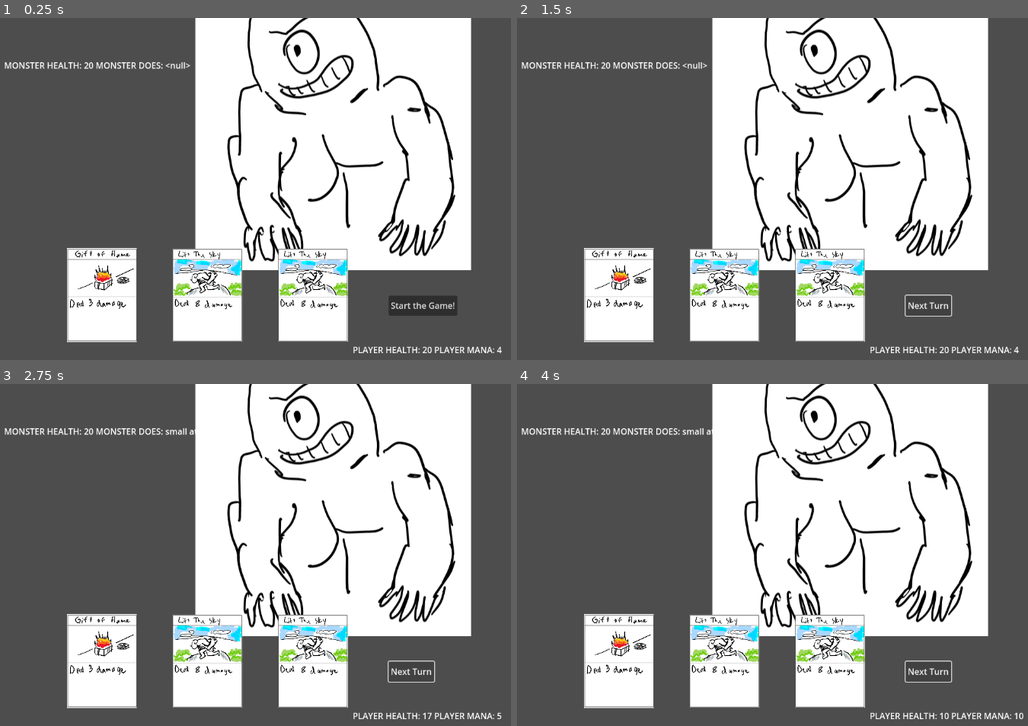
Above: before the commit, frames 1-4 (two rows, left to right).
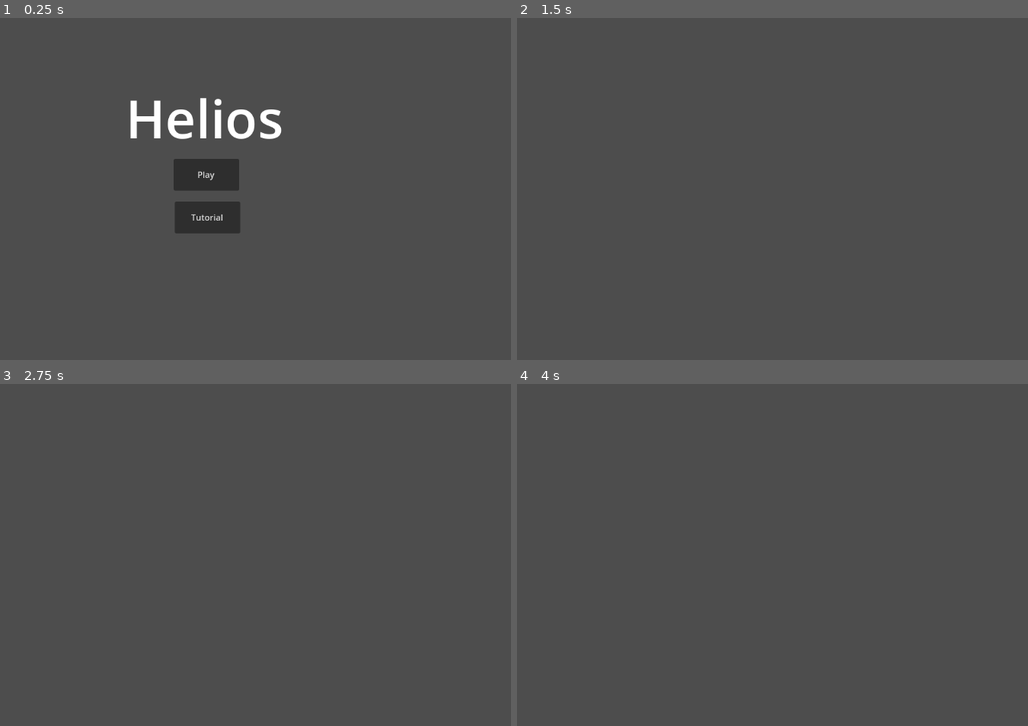
Above: after the commit, the same moments.

Repository: Ducko132/Chariot
Game: Godot game, scene res://main_menu.tscn
Same seed, same stepped clock (60 frames per second), same inputs: the game is played once before the commit and once after it. Before the commit the project starts from res://game_board.tscn.
Inputs (mouse positions are in pixels of both pictures, inside the frame that each line leads up to):
- Up to frame 1 (0.25 s): no input
- Up to frame 2 (1.5 s): click (726, 216) at 0.5 s, where only the run after the commit has a clickable "Tutorial"; click (941, 305) at 1.25 s, where only the run before the commit has a clickable "Start the Game!"
- Up to frame 3 (2.75 s): click (413, 671) at 2 s, where only the run before the commit has a clickable "Next Turn"
- Up to frame 4 (4 s): click (930, 671) at 2.75 s, where only the run before the commit has a clickable "Next Turn"; click (930, 671) at 3.5 s, where only the run before the commit has a clickable "Next Turn"

The runs differ from the first frame. In frame 1, 51% of the frame differs, in the area x 0-99%, y 0-98%; in frame 2, 50%; in frame 3, 50%; in frame 4, 50%.

Commit message:
Reformatting
Moved a lot of the load that Statemachine had into the gameboard, so the gameboard does that now. Made it so that levels can be technically created elsewhere.

Diff:
--- a/Monster.gd
+++ b/Monster.gd
@@ -2,30 +2,33 @@
 
 enum Monsters{Cyclops, Minotaur, Hydra, Ares, Hermes}
 var timer
+@onready var game_board = get_parent()
 #signal animationFinished
 
 #const Art = {
 #	"Cyclops": "res://Art/MonsterArt/Cyclops/CyclopsIdle1.png",
 #}
+func hplost():
+	$AnimatedSprite2D.play("cyclops_damage")
+	print("hp lost")
+	await get_tree().create_timer(0.5).timeout
+	$AnimatedSprite2D.play("cyclops_idle")
+
 func _ready():
-	StateMachine.monsterhplost.connect(hplost)
+	print("ready")
+	game_board.monsterhplost.connect(hplost)
 	$AnimatedSprite2D.play("cyclops_idle")
 
 func _process(delta):
 	#if StateMachine.monsterhp
 	pass
 
-func hplost():
-	$AnimatedSprite2D.play("cyclops_damage")
-	print("animationplayed")
-	await(OS.delay_usec(int(2*1000000)))
-	reganimation()
+func reganimation():
+	pass
+	#$AnimatedSprite2D.play("cyclops_idle")
 
-func reganimation():
-	$AnimatedSprite2D.play("cyclops_idle")
-
-func _on_animated_sprite_2d_animation_changed():
+#func _on_animated_sprite_2d_animation_changed():
 	#$AnimatedSprite2D.play("cyclops_damage")
-	print("animation changed")
+	#print("animation changed")
 	#$AnimatedSprite2D.play("cyclops_idle")
-	pass # Replace with function body.
+	#pass # Replace with function body.
--- a/UI.gd
+++ b/UI.gd
@@ -1,5 +1,6 @@
 extends Control
 
+@onready var game_board = get_parent()
 var firstturn = true
 func _on_pass_turn_pressed():
 	StateMachine.next_state()
@@ -14,5 +15,5 @@
 	if !firstturn:
 		$CanvasLayer/PassTurn.text = "Next Turn"
 
-	$CanvasLayer/MonsterHealth.text = "MONSTER HEALTH: " + str(StateMachine.monsterhp) + " MONSTER DOES: " + str(StateMachine.curmonstermove)
+	$CanvasLayer/MonsterHealth.text = "MONSTER HEALTH: " + str(game_board.monsterhp) + " MONSTER DOES: " + str(StateMachine.curmonstermove)
 	$CanvasLayer/PlayerHealth.text = "PLAYER HEALTH: " + str(StateMachine.playerhp) + " PLAYER MANA: " + str(StateMachine.playermana)
--- a/card.gd
+++ b/card.gd
@@ -1,12 +1,13 @@
 extends Node2D
 
-enum Cards {Sunburn, Sunscreen, PrismaticRay, Bolt, GiftofFlame, LiftTheSky, TridentThrow, UndeadMarch}
+enum Cards {Bolt, GiftofFlame, LiftTheSky, TridentThrow, UndeadMarch}
 enum MonsterCards {Bolt, GiftofFlame, LiftTheSky, TridentThrow, UndeadMarch}
 
 enum Resources {Money}
 enum MonsterResources {Money}
 
 signal cardplayed
+@onready var game_board = get_parent()
 
 const ResourceMap = {
 	"Bolt": Resources.Money,
--- /dev/null
+++ b/game_board.gd
@@ -0,0 +1,102 @@
+extends Node2D
+var CardScene = preload("res://card.tscn")
+var Cards = preload("res://card.gd")
+var UI = preload("res://UI.tscn")
+var gameboard = preload("res://game_board.tscn")
+var CardsEnum = Cards.Cards
+var Cost = Cards.Cost
+var Power = Cards.Power
+var Art = Cards.Art
+signal monsterhplost
+
+#var MonsterCardsEnum = Cards.MonsterCards
+#var MonsterPower = Cards.MonsterPower
+#var MonsterArt = Cards.MonsterArt
+
+var playpos
+var cardNodes = []
+var rng = RandomNumberGenerator.new()
+
+var playerhp = 20
+var playermana = 4
+var manaperturn = 1
+
+var monsterhp = 20
+var monster2ndchance = true
+var curmonstermove
+
+# node to represent card (make copies manually)
+
+var deck = []
+var hand = []
+
+func _ready():
+	rng.randomize()
+
+	for i in 8:
+		for Card in CardsEnum:
+			deck.append(Card)
+
+	print("deck",deck)
+	print("we're starting")
+
+	for i in 3:
+		var idx = rng.randi_range(0,deck.size()-1)
+		hand.append(deck[idx])
+		deck.remove_at(idx)
+
+	#print("hand",hand)
+	#print(hand[2])
+	#var testcard = hand[2]
+	#print("power",Cards.Power[CardsEnum.get(testcard)])
+
+
+	for i in 3:
+		var card = CardScene.instantiate()
+		card.reveal()
+		card.cardplayed.connect(play_card)
+		var card_type = hand[i]
+		card.set_card_type(card_type)
+		add_child(card)
+		cardNodes.append(card)
+		card.position = Vector2((i*200)+350,525)
+		print(card.position)
+
+func play_card(card):
+	if StateMachine.curstate == StateMachine.State.PLAYER1_PLAY:
+		var idx = hand.find(card)
+		print("gklahglkdjafklsajf", card.position)
+		monsterhp -= Power[card.get_card_type(card)]
+		if Power[card.get_card_type(card)] > 0:
+			monsterhplost.emit()
+		playpos = card.position
+		spawn_card()
+
+func spawn_card():
+	var card = CardScene.instantiate()
+	card.reveal()
+	if deck.size() != 0:
+		if deck.size() == 1:
+			var idx = 0
+			card.cardplayed.connect(play_card)
+			var card_type = deck[idx]
+			deck.remove_at(idx)
+			card.set_card_type(card_type)
+			add_child(card)
+			cardNodes.append(card)
+			card.position = playpos
+			print("you're decked")
+		else:
+			var idx = rng.randi_range(0,deck.size()-2)
+			card.cardplayed.connect(play_card)
+			var card_type = deck[idx]
+			deck.remove_at(idx)
+			card.set_card_type(card_type)
+			add_child(card)
+			cardNodes.append(card)
+			card.position = playpos
+
+func draw_card():
+	hand.append(deck[0])
+	deck.remove_at(0)
+	pass
--- a/game_board.tscn
+++ b/game_board.tscn
@@ -1,8 +1,10 @@
-[gd_scene load_steps=2 format=3 uid="uid://djmpgqcf2s14l"]
+[gd_scene load_steps=3 format=3 uid="uid://djmpgqcf2s14l"]
 
 [ext_resource type="PackedScene" uid="uid://bex3objwi5rvi" path="res://monster.tscn" id="1_7083e"]
+[ext_resource type="Script" path="res://game_board.gd" id="1_twws4"]
 
 [node name="GameBoard" type="Node2D"]
+script = ExtResource("1_twws4")
 
 [node name="monster" parent="." instance=ExtResource("1_7083e")]
 
--- /dev/null
+++ b/main_menu.gd
@@ -0,0 +1,13 @@
+extends Control
+
+func _on_play_pressed():
+	#get_tree().change_scene_to_file("res://game_board.tscn")
+	# make start_game take a number or string (like if it says tutorial, instantiate a tutorial. if it says
+	# gameboard1 or 2, u can do like levels 1 or 2 etc.
+	StateMachine.start_game()
+	self.queue_free()
+	pass # Replace with function body.
+
+func _on_tutorial_pressed():
+	get_tree().change_scene_to_file("res://tutorial.tscn")
+	pass # Replace with function body.
--- /dev/null
+++ b/main_menu.tscn
@@ -0,0 +1,42 @@
+[gd_scene load_steps=3 format=3 uid="uid://n7li7nnjgovn"]
+
+[ext_resource type="Script" path="res://main_menu.gd" id="1_asndg"]
+
+[sub_resource type="LabelSettings" id="LabelSettings_kt0le"]
+font_size = 100
+
+[node name="main_menu" type="Control"]
+layout_mode = 3
+anchors_preset = 0
+offset_right = 40.0
+offset_bottom = 40.0
+script = ExtResource("1_asndg")
+
+[node name="Label" type="Label" parent="."]
+layout_mode = 2
+offset_left = 394.0
+offset_top = 121.0
+offset_right = 694.0
+offset_bottom = 261.0
+text = "Helios"
+label_settings = SubResource("LabelSettings_kt0le")
+horizontal_alignment = 1
+
+[node name="Play" type="Button" parent="."]
+layout_mode = 2
+offset_left = 486.0
+offset_top = 267.0
+offset_right = 610.0
+offset_bottom = 327.0
+text = "Play"
+
+[node name="Tutorial" type="Button" parent="."]
+layout_mode = 2
+offset_left = 488.0
+offset_top = 348.0
+offset_right = 612.0
+offset_bottom = 408.0
+text = "Tutorial"
+
+[connection signal="pressed" from="Play" to="." method="_on_play_pressed"]
+[connection signal="pressed" from="Tutorial" to="." method="_on_tutorial_pressed"]
--- a/project.godot
+++ b/project.godot
@@ -11,7 +11,7 @@
 [application]
 
 config/name="helios"
-run/main_scene="res://game_board.tscn"
+run/main_scene="res://main_menu.tscn"
 config/features=PackedStringArray("4.0", "Forward Plus")
 config/icon="res://icon.svg"
 
--- a/state_machine.gd
+++ b/state_machine.gd
@@ -2,6 +2,7 @@
 var CardScene = preload("res://card.tscn")
 var Cards = preload("res://card.gd")
 var UI = preload("res://UI.tscn")
+var gameboard = preload("res://game_board.tscn")
 var CardsEnum = Cards.Cards
 var Cost = Cards.Cost
 var Power = Cards.Power
@@ -32,40 +33,48 @@
 var deck = []
 var hand = []
 
-@onready var game_board = get_node("/root/GameBoard")
+var game_board = null
 func _ready():
+	pass
+
+func start_game():
+	#game_board = get_node("/root/GameBoard")
+	game_board = gameboard.instantiate()
+	get_parent().add_child(game_board)
+	print("line 42")
 	var NewUI = UI.instantiate()
 	game_board.add_child(NewUI)
-	rng.randomize()
-
-	for i in 8:
-		for Card in CardsEnum:
-			deck.append(Card)
-
-	print("deck",deck)
-	print("we're starting")
-
-	for i in 3:
-		var idx = rng.randi_range(0,deck.size()-1)
-		hand.append(deck[idx])
-		deck.remove_at(idx)
-
-	#print("hand",hand)
-	#print(hand[2])
-	var testcard = hand[2]
-	#print("power",Cards.Power[CardsEnum.get(testcard)])
-
-
-	for i in 3:
-		var card = CardScene.instantiate()
-		card.reveal()
-		card.cardplayed.connect(play_card)
-		var card_type = hand[i]
-		card.set_card_type(card_type)
-		game_board.add_child(card)
-		cardNodes.append(card)
-		card.position = Vector2((i*200)+350,525)
-		print(card.position)
+#	rng.randomize()
+#
+#	for i in 8:
+#		for Card in CardsEnum:
+#			deck.append(Card)
+#
+#	print("deck",deck)
+#	print("we're starting")
+#
+#	for i in 3:
+#		var idx = rng.randi_range(0,deck.size()-1)
+#		hand.append(deck[idx])
+#		deck.remove_at(idx)
+#
+#	#print("hand",hand)
+#	#print(hand[2])
+#	var testcard = hand[2]
+#	#print("power",Cards.Power[CardsEnum.get(testcard)])
+#
+#
+#	for i in 3:
+#		var card = CardScene.instantiate()
+#		card.reveal()
+#		card.cardplayed.connect(play_card)
+#		var card_type = hand[i]
+#		card.set_card_type(card_type)
+#		game_board.add_child(card)
+#		cardNodes.append(card)
+#		card.position = Vector2((i*200)+350,525)
+#		print(card.position)
+	pass
 
 func _process(delta):
 	#$Label.text = "monster health: " + str(monsterhp)
@@ -77,44 +86,44 @@
 		curstate = State.END
 		print("Better luck next time")
 
-func play_card(card):
-	if curstate == State.PLAYER1_PLAY:
-		var idx = hand.find(card)
-		print("gklahglkdjafklsajf", card.position)
-		monsterhp -= Power[card.get_card_type(card)]
-		if Power[card.get_card_type(card)] > 0:
-			monsterhplost.emit()
-		playpos = card.position
-		spawn_card()
-
-func spawn_card():
-	var card = CardScene.instantiate()
-	card.reveal()
-	if deck.size() != 0:
-		if deck.size() == 1:
-			var idx = 0
-			card.cardplayed.connect(play_card)
-			var card_type = deck[idx]
-			deck.remove_at(idx)
-			card.set_card_type(card_type)
-			game_board.add_child(card)
-			cardNodes.append(card)
-			card.position = playpos
-			print("you're decked")
-		else:
-			var idx = rng.randi_range(0,deck.size()-2)
-			card.cardplayed.connect(play_card)
-			var card_type = deck[idx]
-			deck.remove_at(idx)
-			card.set_card_type(card_type)
-			game_board.add_child(card)
-			cardNodes.append(card)
-			card.position = playpos
-
-func draw_card():
-	hand.append(deck[0])
-	deck.remove_at(0)
-	pass
+#func play_card(card):
+#	if curstate == State.PLAYER1_PLAY:
+#		var idx = hand.find(card)
+#		print("gklahglkdjafklsajf", card.position)
+#		monsterhp -= Power[card.get_card_type(card)]
+#		if Power[card.get_card_type(card)] > 0:
+#			monsterhplost.emit()
+#		playpos = card.position
+#		spawn_card()
+#
+#func spawn_card():
+#	var card = CardScene.instantiate()
+#	card.reveal()
+#	if deck.size() != 0:
+#		if deck.size() == 1:
+#			var idx = 0
+#			card.cardplayed.connect(play_card)
+#			var card_type = deck[idx]
+#			deck.remove_at(idx)
+#			card.set_card_type(card_type)
+#			game_board.add_child(card)
+#			cardNodes.append(card)
+#			card.position = playpos
+#			print("you're decked")
+#		else:
+#			var idx = rng.randi_range(0,deck.size()-2)
+#			card.cardplayed.connect(play_card)
+#			var card_type = deck[idx]
+#			deck.remove_at(idx)
+#			card.set_card_type(card_type)
+#			game_board.add_child(card)
+#			cardNodes.append(card)
+#			card.position = playpos
+#
+#func draw_card():
+#	hand.append(deck[0])
+#	deck.remove_at(0)
+#	pass
 
 func next_state():
 	if curstate == State.PLAYER1_DRAW:
@@ -149,6 +158,7 @@
 	elif new_state == State.MONSTERTURN:
 		# monster does damage to the player
 		# put monster moves here!!!
+		# maybe states
 		if monsterhp >= 20:
 			var rand = rng.randi_range(1,3)
 			print("rand",rand)
--- /dev/null
+++ b/tutorial.tscn
@@ -0,0 +1,3 @@
+[gd_scene format=3 uid="uid://du7ia46airtbl"]
+
+[node name="Tutorial" type="Node2D"]
